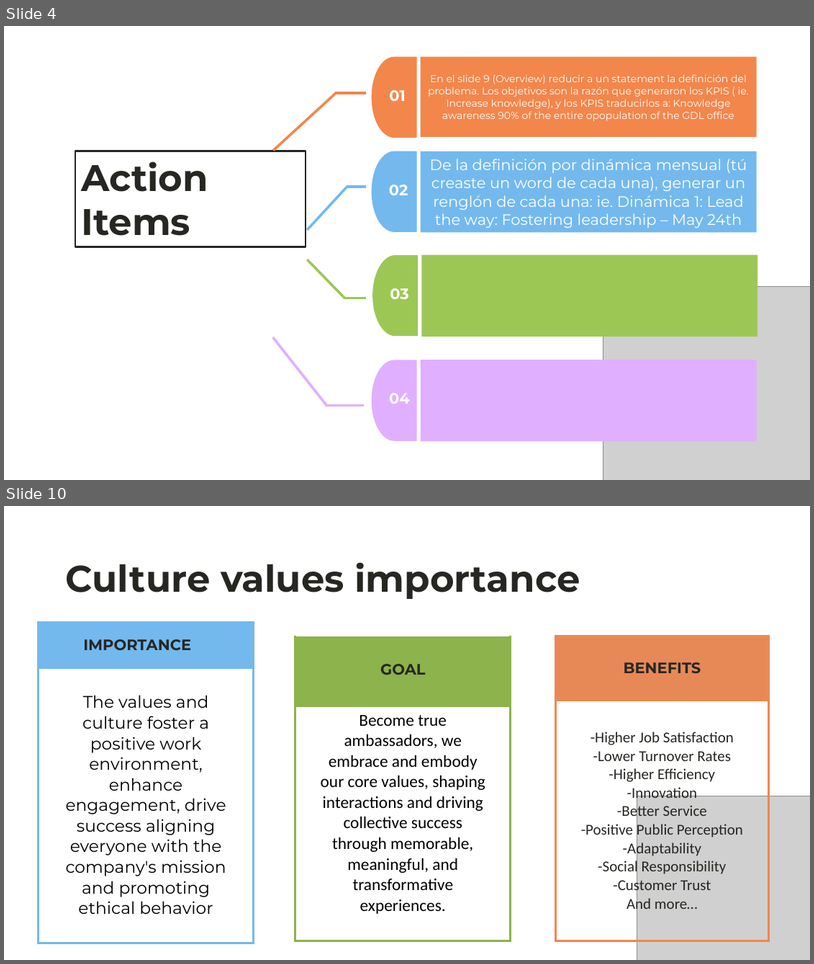
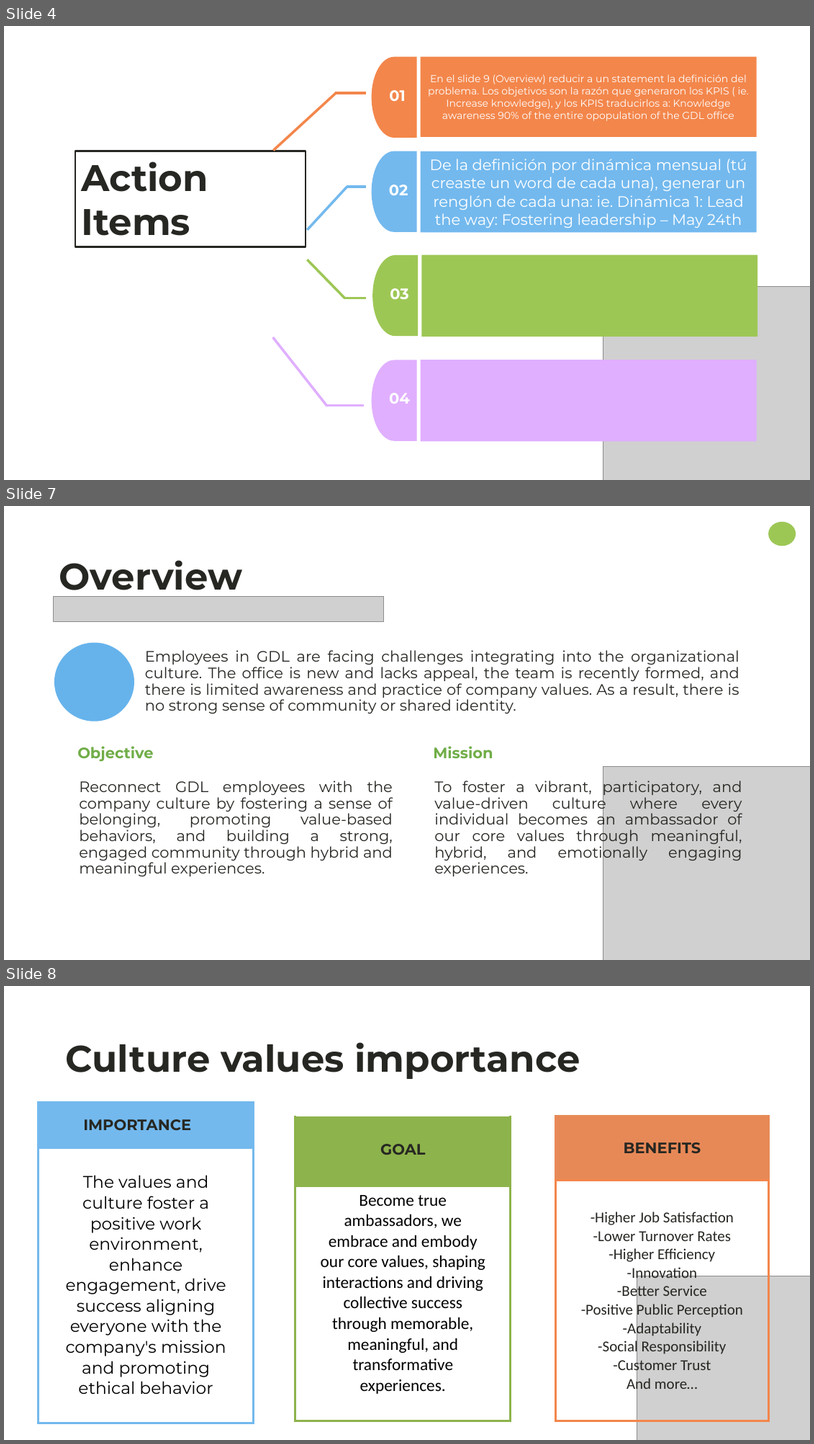
Before and after one commit to luis-92/Training, a slide deck: ValueCamp2025/Values2025_OnePager&BusinessCase - Copy.pptx. Shown one above the other, each under a label of ours: slides 4 and 10 before the commit, slides 4, 7 and 8 after it; the slides between them are not shown. The pictures are 814x964 and 814x1444 pixels, drawn with LibreOffice and Linux fonts; fonts in the diff are those of the drawing; grey boxes stand for pictures. Boxes give left, top, right and bottom in pixels: in the first picture for what was removed or moved away, otherwise in the second. Text is boxed around its words. In the diff, an @@ line names an element or a change of style, - is before the commit and + after.

```diff
--- a/ValueCamp2025/Values2025_OnePager&BusinessCase - Copy.pptx
+++ b/ValueCamp2025/Values2025_OnePager&BusinessCase - Copy.pptx
@@ slide 7 added at (4,506,810,960), background #FFFFFF @@
@@ ellipse added at (769,522,796,546), fill #9DC755 @@
@@ title added at (59,560,243,598), 44 pt, text #262722, bold @@
+Overview
@@ picture added at (53,597,383,621) @@
@@ ellipse added at (54,643,134,721), fill #66B3EC @@
@@ text added at (145,650,740,713), 18 pt, text #262722 @@
+Employees in GDL are facing challenges integrating into the organizational culture. The office is new and lacks appeal, the team is recently formed, and there is limited awareness and practice of company values. As a result, there is no strong sense of community or shared identity.
@@ text added at (77,746,153,761), 18 pt, text #70AD47, bold @@
+Objective
@@ text added at (433,746,493,758), 18 pt, text #70AD47, bold @@
+Mission
@@ text added at (79,780,393,876), 18 pt, text #262722 @@
+Reconnect GDL employees with the company culture by fostering a sense of belonging, promoting value-based behaviors, and building a strong, engaged community through hybrid and meaningful experiences.
@@ text added at (435,777,743,876), 18 pt, text #262722 @@
+To foster a vibrant, participatory, and value-driven culture where every individual becomes an ambassador of our core values through meaningful, hybrid, and emotionally engaging experiences.
@@ picture added at (604,767,810,960) @@
@@ what was slide 10 is now slide 8 @@
```
Also in this commit, not shown: 2 slides changed, 3 other slides added, 7 slides removed.
